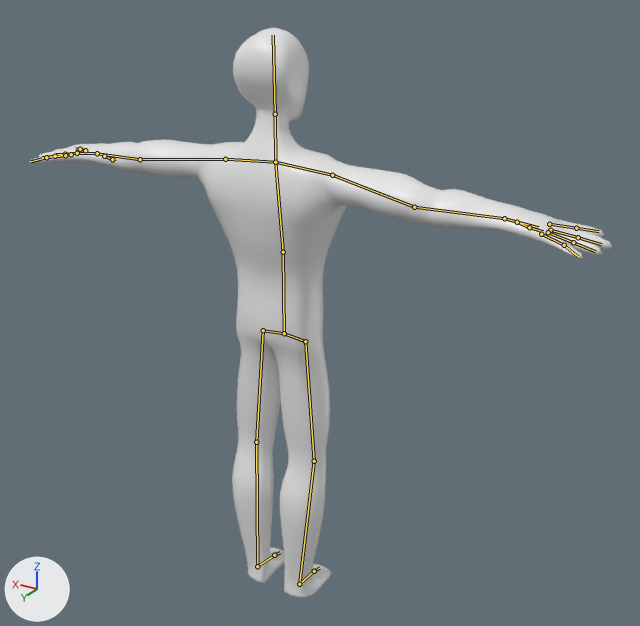
The Blender file intermediate_assets/blender/dummy.blend: old version first, new version second.
The view is the same before and after, from a 50 mm lens placed at (-1.46, 2.18, 2.18), pointed at (-0.02, -0.22, 0.98). Arrows for +X, +Y and +Z are at lower left; the lights stay in place. The bones that bend it are drawn over the model as lines.
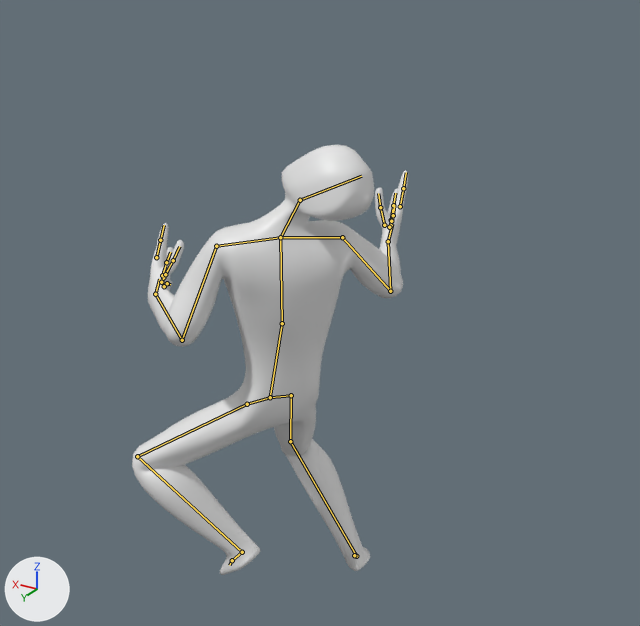
The newer file adds an action. The first version stands in its rest pose; the second is drawn at frame 24 of the action 'AirStun'.

Pixel boxes (x1, y1, x2, y2) of what changed, in the pictures (640 x 626 px):
'Mesh', posed (53% narrower, 24% shorter)
    before: (30, 28, 613, 597)
    after: (132, 145, 408, 575)
bone 'Abdomen', root to tip
    before: (284, 333) to (283, 252)
    after: (270, 397) to (282, 323)
bone 'Chest', root to tip
    before: (283, 252) to (275, 162)
    after: (282, 323) to (280, 237)
bone 'Neck', root to tip
    before: (275, 162) to (275, 114)
    after: (280, 237) to (300, 200)
bone 'Head', root to tip
    before: (275, 114) to (273, 35)
    after: (300, 200) to (361, 176)
bone 'IndexBase.L', root to tip
    before: (85, 150) to (80, 149)
    after: (156, 257) to (160, 240)
bone 'MiddleBase.L', root to tip
    before: (77, 153) to (65, 154)
    after: (162, 275) to (166, 262)
bone 'RingBase.L', root to tip
    before: (71, 154) to (55, 156)
    after: (161, 282) to (165, 274)
bone 'LittleBase.L', root to tip
    before: (65, 155) to (46, 157)
    after: (164, 286) to (167, 283)
bone 'IndexBase.R', root to tip
    before: (549, 224) to (576, 228)
    after: (400, 206) to (403, 188)
bone 'MiddleBase.R', root to tip
    before: (550, 230) to (578, 237)
    after: (391, 220) to (393, 205)
bone 'RingBase.R', root to tip
    before: (548, 232) to (573, 242)
    after: (391, 225) to (393, 215)
bone 'LittleBase.R', root to tip
    before: (541, 234) to (564, 245)
    after: (389, 227) to (391, 221)

What the commit changed:
Bone 'Funny' (bone_funny) moves from (0.0, 0.0, 0.0) to (0.023, -0.216, -0.033).
Bone 'Funny' (bone_funny) turns from (0, 0, 0) to (-7, 63, -2) degrees about its own x, y and z.
Bone 'Abdomen' (bone_abdomen) turns from (0, 0, 0) to (0, -13, 0) degrees about its own x, y and z.
Bone 'Chest' (bone_chest) turns from (0, 0, 0) to (8, -7, -10) degrees about its own x, y and z.
Bone 'Neck' (bone_neck) turns from (0, 0, 0) to (-17, 4, 23) degrees about its own x, y and z.
Bone 'Head' (bone_head) turns from (0, 0, 0) to (-31, 42, 6) degrees about its own x, y and z.
Bone 'HeelIK.L' (bone_heelik_l) moves from (0.0, 0.0, 0.0) to (-0.025, 0.122, 0.16).
Bone 'HeelIK.L' (bone_heelik_l) turns from (0, 0, 0) to (41, 8, 81) degrees about its own x, y and z.
Bone 'KneeIK.L' (bone_kneeik_l) moves from (0.0, 0.0, 0.0) to (-0.866, -0.16, -0.057).
Bone 'ElbowIK.L' (bone_elbowik_l) moves from (0.0, 0.0, 0.0) to (-0.396, 0.664, -2.289).
Bone 'ElbowIK.L' (bone_elbowik_l) turns from (0, 0, 0) to (8, 4, 124) degrees about its own x, y and z.
Bone 'HandIK.L' (bone_handik_l) moves from (0.0, 0.0, 0.0) to (-0.359, -0.4, -0.153).
Bone 'HandIK.L' (bone_handik_l) turns from (0, 0, 0) to (-96, -51, 23) degrees about its own x, y and z.
Bone 'IndexBase.L' (bone_indexbase_l) moves from (0.0, 0.0, 0.0) to (0.019, 0.013, 0.015).
Bone 'MiddleBase.L' (bone_middlebase_l) moves from (0.0, 0.0, 0.0) to (-0.004, -0.021, -0.004).
Bone 'RingBase.L' (bone_ringbase_l) moves from (0.0, 0.0, 0.0) to (-0.012, -0.016, -0.001).
Bone 'LittleBase.L' (bone_littlebase_l) moves from (0.0, 0.0, 0.0) to (-0.003, 0.021, -0.011).
Bone 'HeelIK.R' (bone_heelik_r) moves from (0.0, 0.0, 0.0) to (-0.086, -0.266, -0.022).
Bone 'HeelIK.R' (bone_heelik_r) turns from (0, 0, 0) to (32, 27, 54) degrees about its own x, y and z.
Bone 'KneeIK.R' (bone_kneeik_r) moves from (0.0, 0.0, 0.0) to (-2.442, -1.26, 0.135).
Bone 'ElbowIK.R' (bone_elbowik_r) moves from (0.0, 0.0, 0.0) to (-0.27, -1.455, -1.181).
Bone 'ElbowIK.R' (bone_elbowik_r) turns from (0, 0, 0) to (-22, 11, 145) degrees about its own x, y and z.
Bone 'HandIK.R' (bone_handik_r) moves from (0.0, 0.0, 0.0) to (0.519, -0.333, 0.503).
Bone 'HandIK.R' (bone_handik_r) turns from (0, 0, 0) to (-30, 116, 67) degrees about its own x, y and z.
Bone 'IndexBase.R' (bone_indexbase_r) moves from (0.0, 0.0, 0.0) to (-0.019, 0.013, 0.015).
Bone 'MiddleBase.R' (bone_middlebase_r) moves from (0.0, 0.0, 0.0) to (0.004, -0.021, -0.004).
Bone 'RingBase.R' (bone_ringbase_r) moves from (0.0, 0.0, 0.0) to (0.012, -0.016, -0.001).
Bone 'LittleBase.R' (bone_littlebase_r) moves from (0.0, 0.0, 0.0) to (0.003, 0.021, -0.011).
